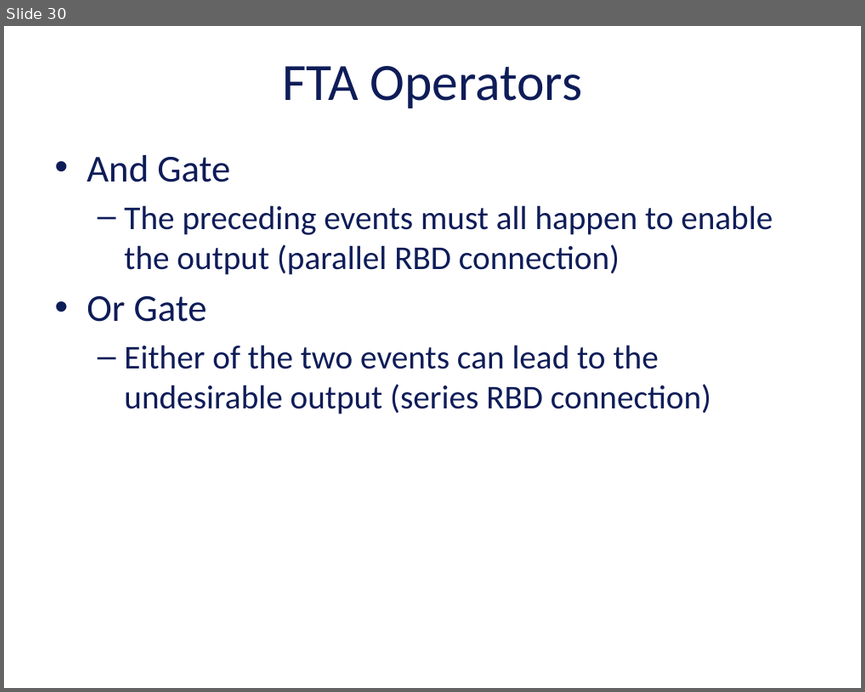
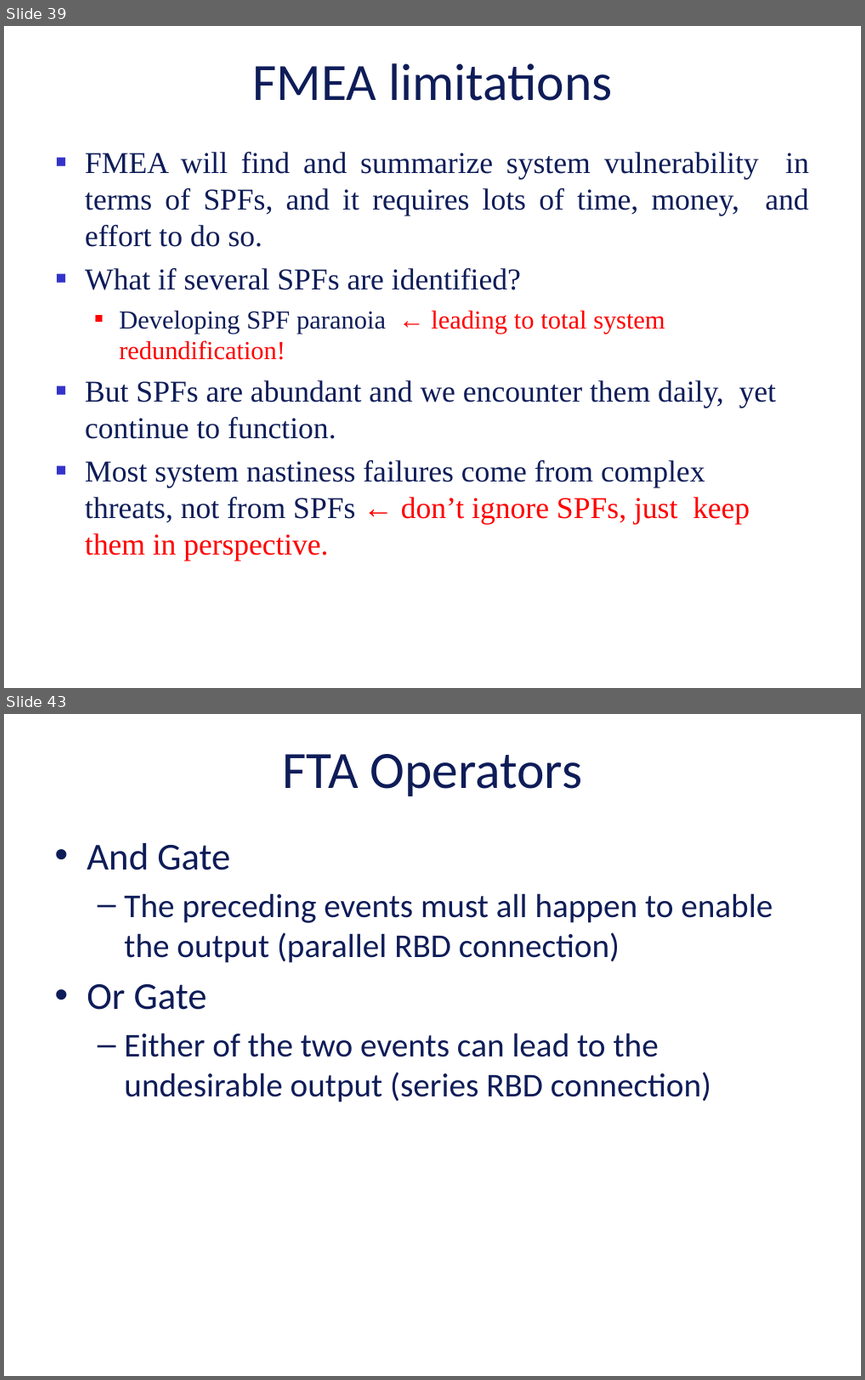
Before and after one commit to vu-resilient-distributed-systems/lectures-fall-2019, a slide deck: Module-3-reliability/02_3_ReliabilityBlockDiagramsAndFaultTree.pptx. Shown one above the other, each under a label of ours: slide 30 before the commit, slides 39 and 43 after it; the slides between them are not shown. The pictures are 865x692 and 865x1380 pixels, drawn with LibreOffice and Linux fonts; fonts in the diff are those of the drawing; background and template pictures are left out. Boxes give left, top, right and bottom in pixels: in the first picture for what was removed or moved away, otherwise in the second. Text is boxed around its words. In the diff, an @@ line names an element or a change of style, - is before the commit and + after.

```diff
--- a/Module-3-reliability/02_3_ReliabilityBlockDiagramsAndFaultTree.pptx
+++ b/Module-3-reliability/02_3_ReliabilityBlockDiagramsAndFaultTree.pptx
@@ slide 39 added at [4,26,861,688], background picture (left out) @@
@@ title added at [252,63,612,101], 48.4 pt, text #0E1C58 @@
+FMEA limitations
@@ text added at [85,152,809,561], 28 pt, text #0E1C58 @@
+■ FMEA will find and summarize system vulnerability in terms of SPFs, and it requires lots of time, money, and effort to do so.
+■ What if several SPFs are identified?
+  ■ Developing SPF paranoia ← leading to total system redundification!
+■ But SPFs are abundant and we encounter them daily, yet continue to function.
+■ Most system nastiness failures come from complex threats, not from SPFs ← don’t ignore SPFs, just keep them in perspective.
@@ what was slide 30 is now slide 43 @@
```
Also in this commit, not shown: 1 slide changed, 23 other slides added, 9 slides removed.
